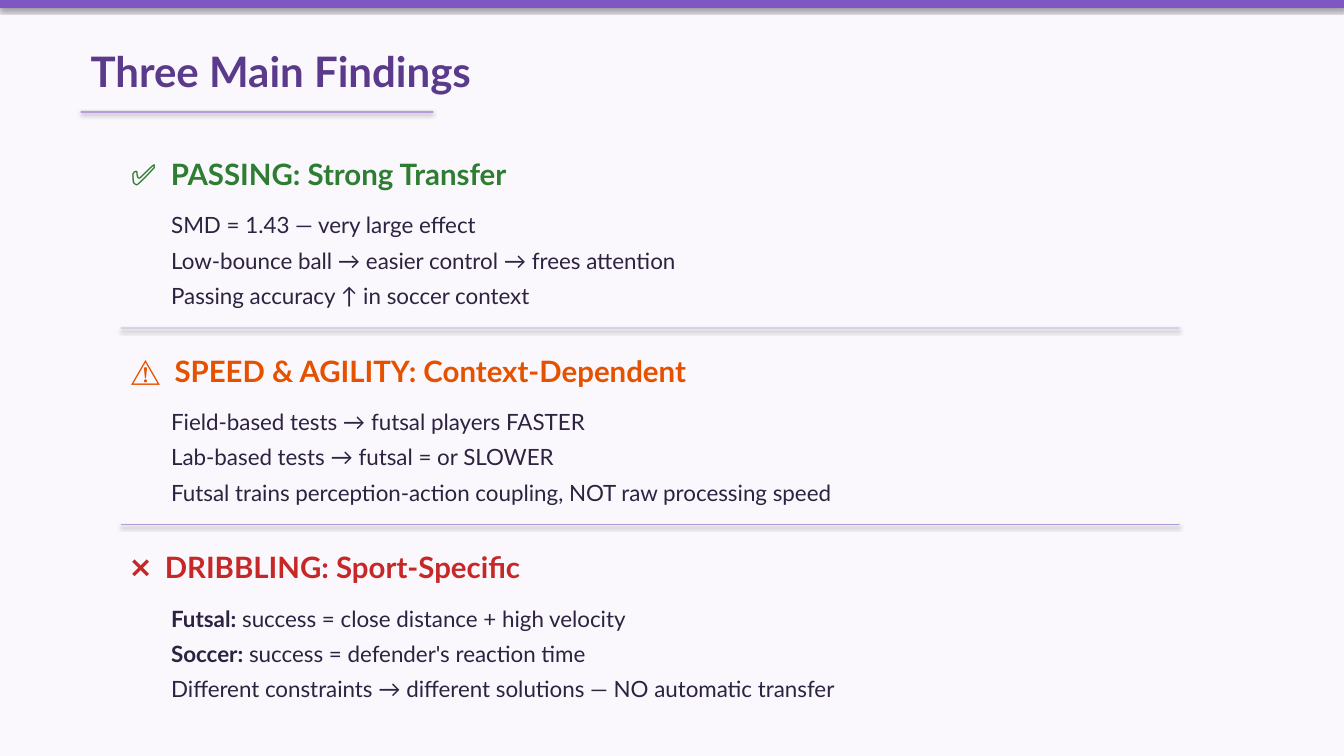
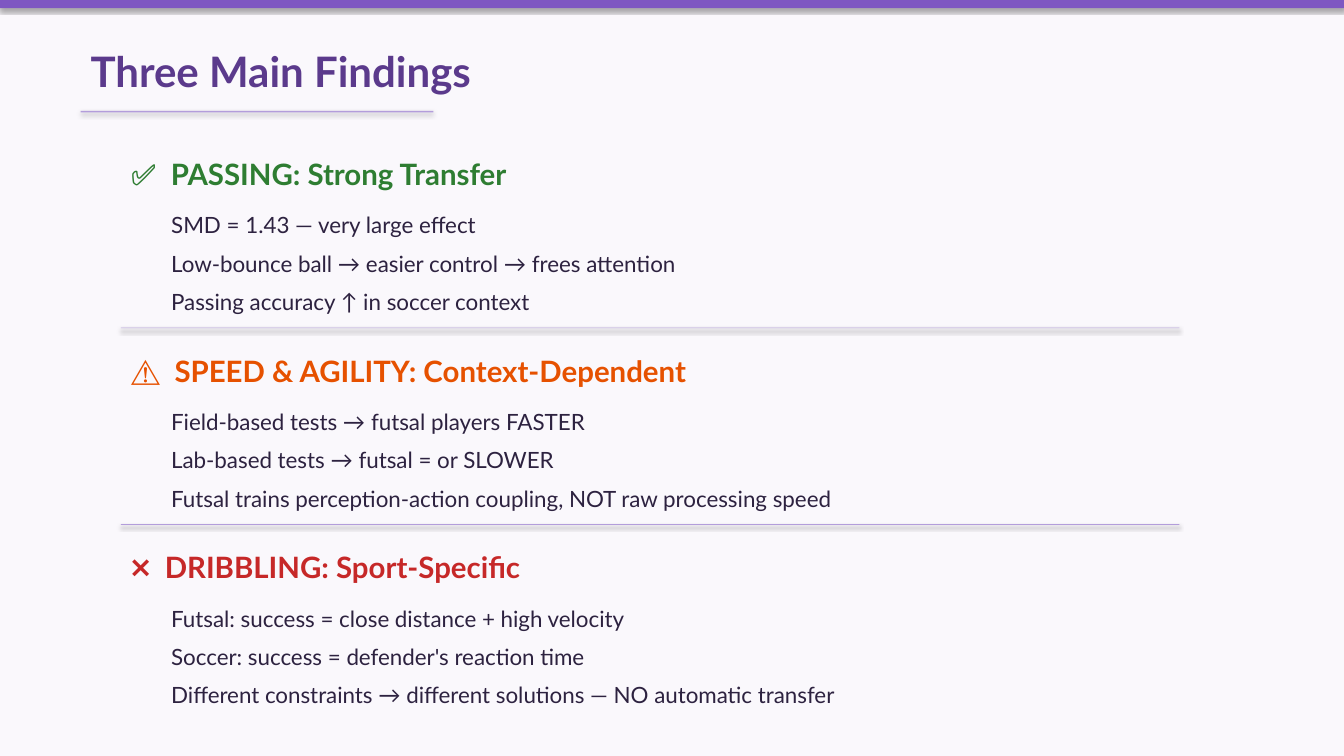
Before and after one commit to 975801846-star/workspace-outputs, a slide deck: slide 4 of lr-slides/Presenting_Article_Pena-Ardila.pptx. Drawn at 1344x756 pixels with LibreOffice and Linux fonts; fonts in the diff are those of the drawing. Boxes give left, top, right and bottom in pixels: in the first picture for what was removed or moved away, otherwise in the second. Text is boxed around its words. In the diff, an @@ line names an element or a change of style, - is before the commit and + after.

```diff
--- a/lr-slides/Presenting_Article_Pena-Ardila.pptx
+++ b/lr-slides/Presenting_Article_Pena-Ardila.pptx
@@ text "Low-bounce ball → easier control ...": place and size @@
-text "Low-bounce ball → easier control ..." at (171, 216, 675, 308)
+text "Low-bounce ball → easier control ..." at (171, 255, 675, 272)
@@ text "Low-bounce ball → easier control ..." at (171, 255, 675, 272): less space between paragraphs @@
@@ text at (171, 287, 529, 308): paragraph removed @@
-Passing accuracy ↑ in soccer context
@@ text added at (171, 293, 529, 314), 16 pt, text #2D2240 @@
+Passing accuracy ↑ in soccer context
@@ text at (171, 413, 585, 465): paragraphs removed @@
-Field-based tests → futsal players FASTER
-Lab-based tests → futsal = or SLOWER
@@ text added at (171, 451, 553, 468), 16 pt, text #2D2240 @@
+Lab-based tests → futsal = or SLOWER
@@ text "Futsal trains perception-action coupling, NOT ..." at (171, 490, 831, 511): less space between paragraphs @@
@@ text "Futsal trains perception-action coupling, NOT ...": place and size @@
-text "Futsal trains perception-action coupling, NOT ..." at (171, 413, 831, 505)
+text "Futsal trains perception-action coupling, NOT ..." at (171, 490, 831, 511)
@@ text at (171, 610, 625, 631): paragraph removed @@
-Futsal: success = close distance + high velocity
@@ text added at (171, 610, 624, 631), 16 pt, text #2D2240 @@
+Futsal: success = close distance + high velocity
@@ text "Soccer: success = defender's reaction ...": place and size @@
-text "Soccer: success = defender's reaction ..." at (171, 610, 835, 697)
+text "Soccer: success = defender's reaction ..." at (171, 648, 584, 665)
@@ text "Soccer: success = defender's reaction ..." at (171, 648, 584, 665): bold off in "Soccer:"; less space between paragraphs @@
@@ text at (171, 680, 835, 697): paragraph removed @@
-Different constraints → different solutions — NO automatic transfer
@@ text added at (171, 686, 835, 703), 16 pt, text #2D2240 @@
+Different constraints → different solutions — NO automatic transfer
```
Also in this commit, not shown: 4 other slides changed, 1 slide added, 1 slide removed.
